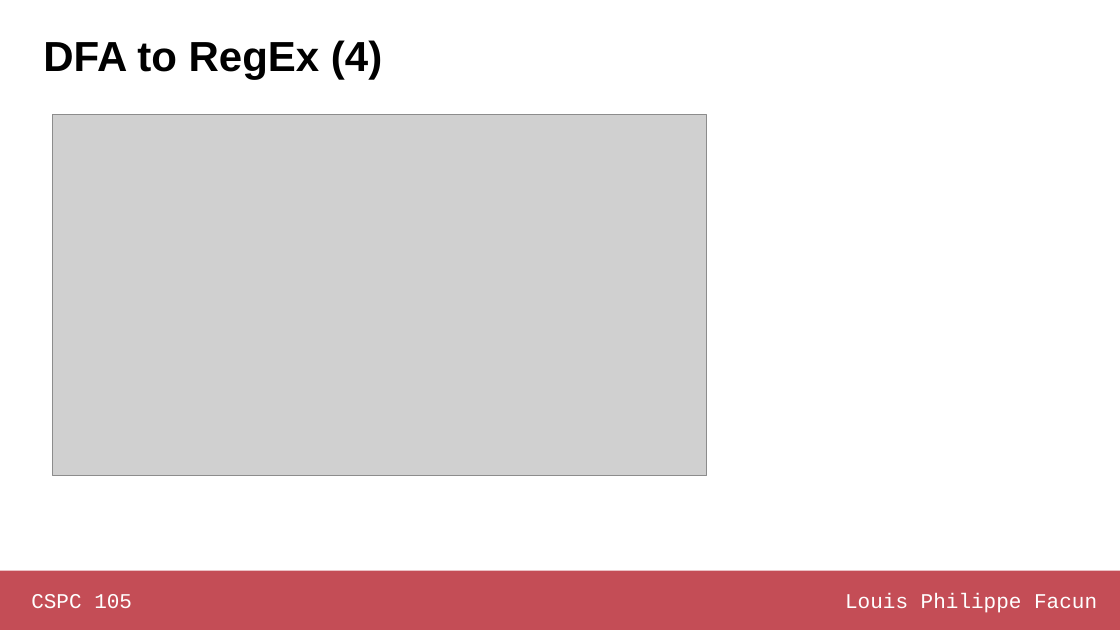
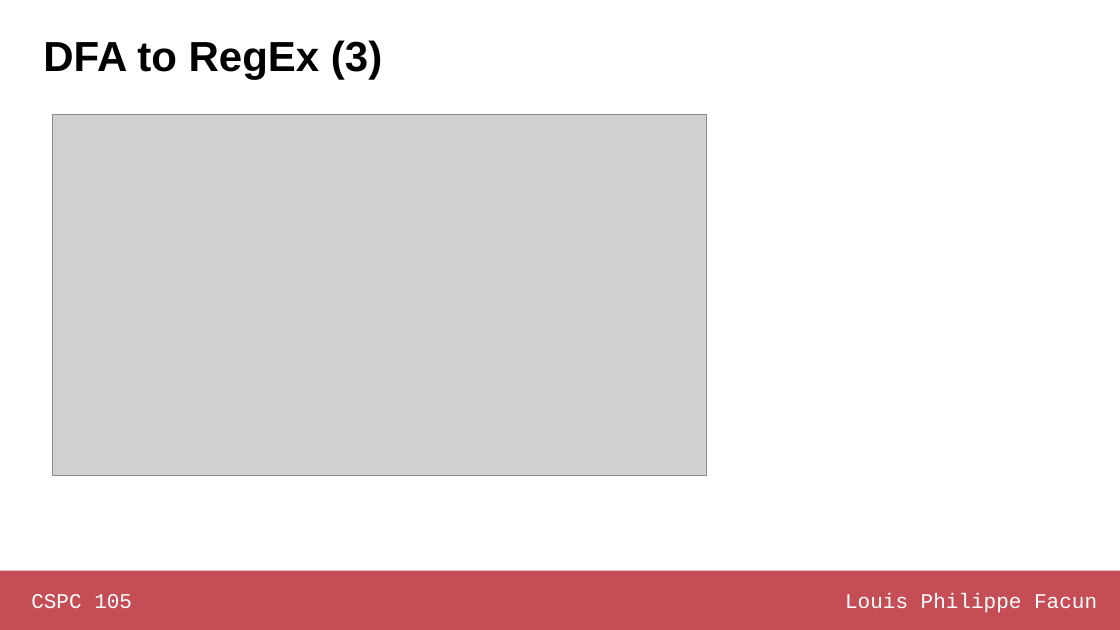
Before and after one commit to louisfacun/teaching, a slide deck: slide 10 of cspc105/2022/slides/lesson10.pptx (slide 11 before the commit). Drawn at 1120x630 pixels with LibreOffice and Linux fonts; fonts in the diff are those of the drawing; grey boxes stand for pictures. Boxes give left, top, right and bottom in pixels: in the first picture for what was removed or moved away, otherwise in the second. Text is boxed around its words. In the diff, an @@ line names an element or a change of style, - is before the commit and + after.

```diff
--- a/cspc105/2022/slides/lesson10.pptx
+++ b/cspc105/2022/slides/lesson10.pptx
@@ title at [43,40,382,80]: text changed @@
-DFA to RegEx (4)
+DFA to RegEx (3)
```
Also in this commit, not shown: 1 other slide changed, 1 slide removed.
